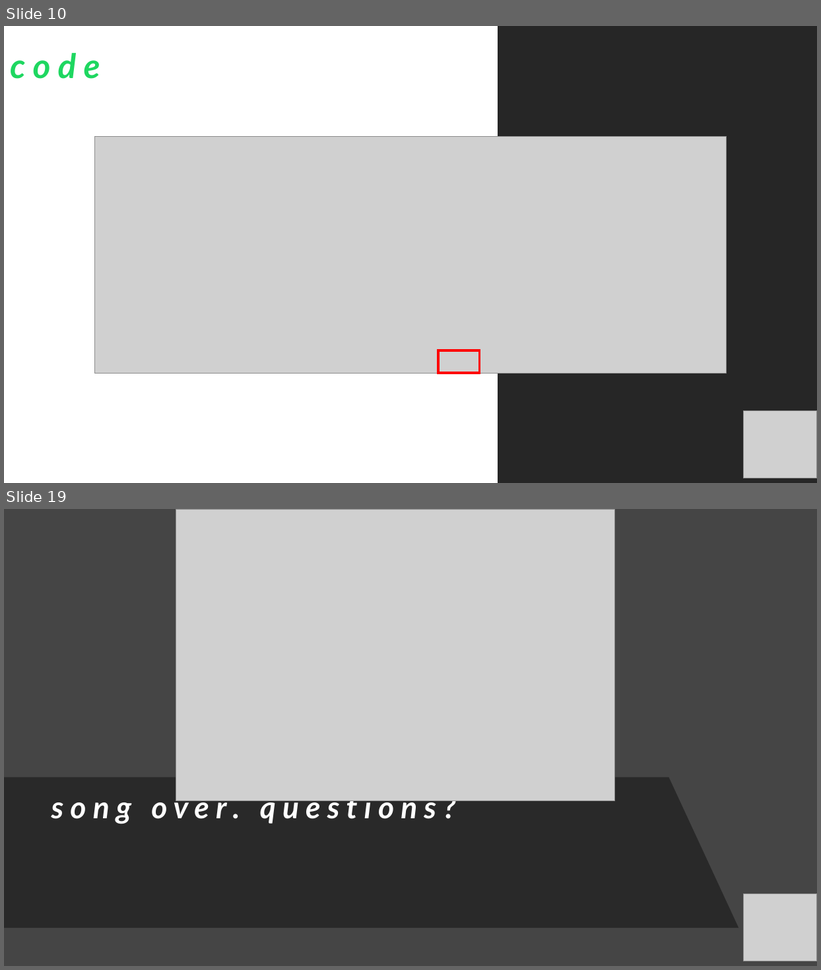
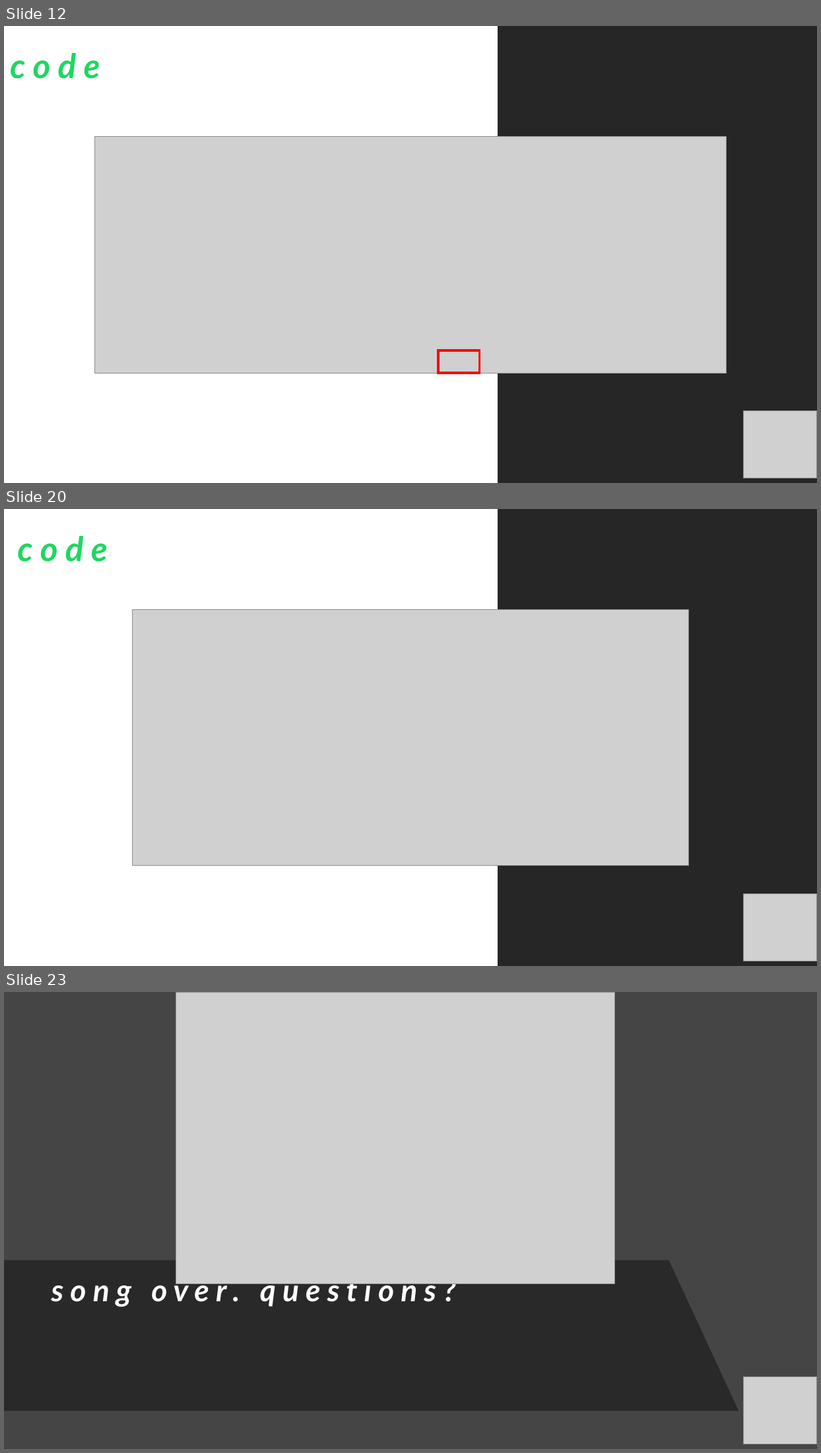
Before and after one commit to iastanehasl/Project-One, a slide deck: Spotipy Presentation 10.27.pptx. Shown one above the other, each under a label of ours: slides 10 and 19 before the commit, slides 12, 20 and 23 after it; the slides between them are not shown. The pictures are 821x970 and 821x1453 pixels, drawn with LibreOffice and Linux fonts; fonts in the diff are those of the drawing; grey boxes stand for pictures. Boxes give left, top, right and bottom in pixels: in the first picture for what was removed or moved away, otherwise in the second. Text is boxed around its words. In the diff, an @@ line names an element or a change of style, - is before the commit and + after.

```diff
--- a/Spotipy Presentation 10.27.pptx
+++ b/Spotipy Presentation 10.27.pptx
@@ slide 20 added at box(4, 509, 817, 966), background #FFFFFF @@
@@ rectangle added at box(498, 509, 817, 966), fill #262626 @@
@@ text added at box(17, 536, 108, 562), 40 pt, text #1ED760, bold, italic @@
+c o d e
@@ picture added at box(133, 609, 688, 866) @@
@@ picture added at box(743, 894, 817, 962) @@
@@ what was slide 10 is now slide 12 @@
@@ what was slide 19 is now slide 23 @@
```
Also in this commit, not shown: 10 slides changed, 3 other slides added, 1 other file.
